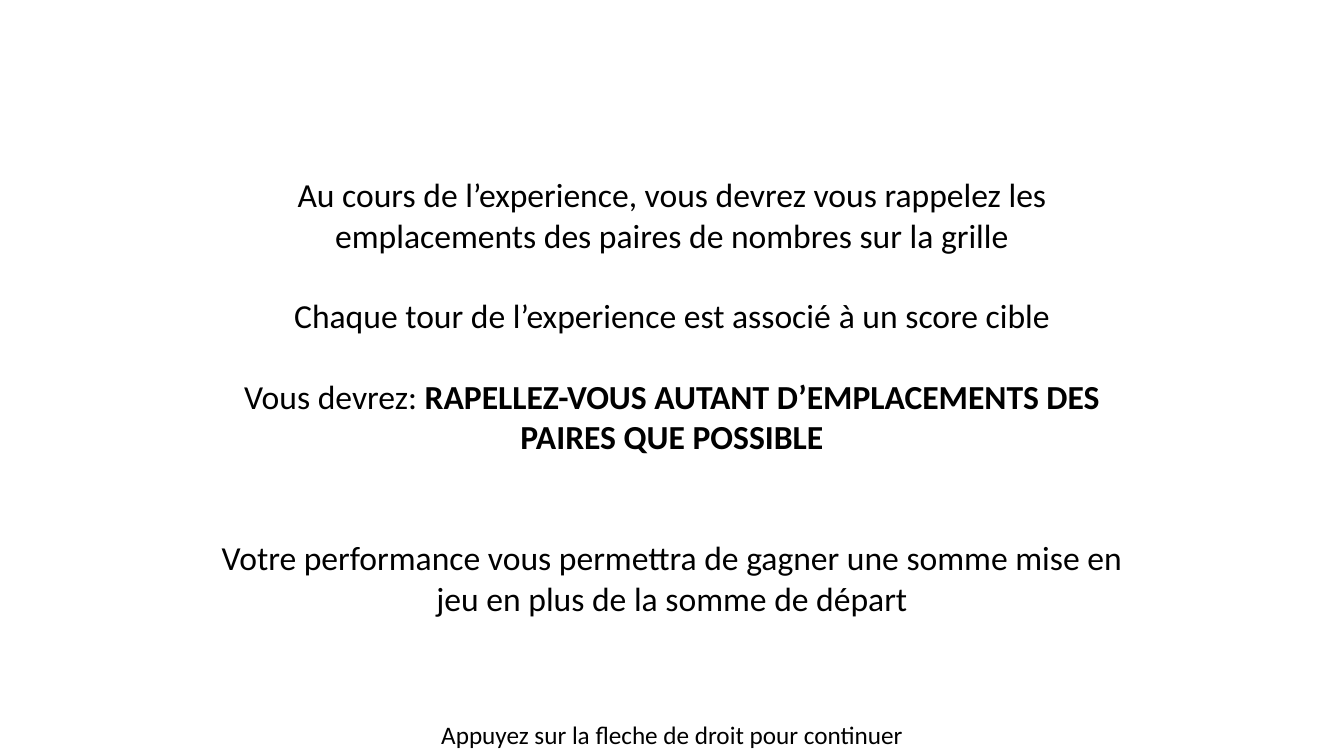
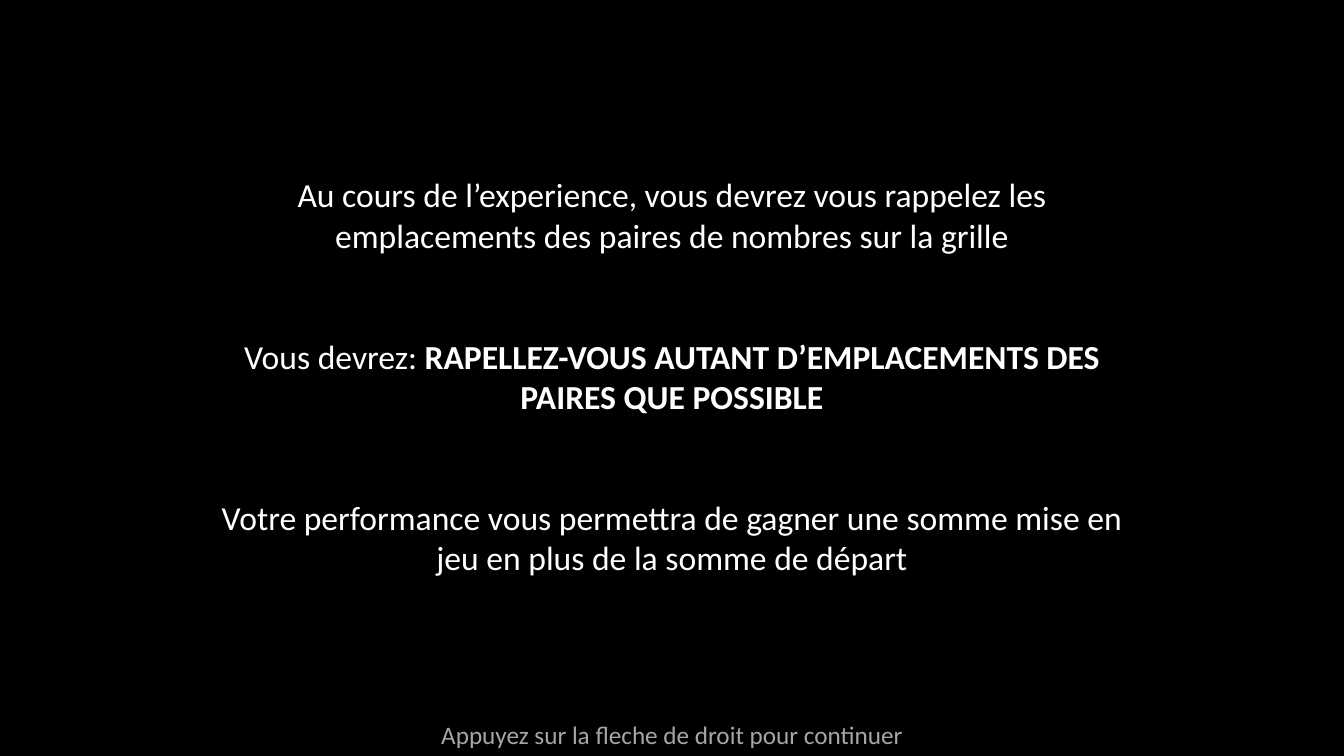
Before and after one commit to MBB-team/Online_Testing, a slide deck: slide 2 of Self_Efficacy/Stimuli/Instructions.pptx. Drawn at 1344x756 pixels with LibreOffice and Linux fonts; fonts in the diff are those of the drawing. Boxes give left, top, right and bottom in pixels: in the first picture for what was removed or moved away, otherwise in the second. Text is boxed around its words. In the diff, an @@ line names an element or a change of style, - is before the commit and + after.

```diff
--- a/Self_Efficacy/Stimuli/Instructions.pptx
+++ b/Self_Efficacy/Stimuli/Instructions.pptx
@@ background #FFFFFF to #000000 @@
@@ text "Au cours de l’experience, vous ..." at box(222, 183, 1121, 576): text colour #000000 to #FFFFFF @@
@@ text at box(294, 304, 1050, 334): paragraph removed @@
-Chaque tour de l’experience est associé à un score cible
@@ text "Appuyez sur la fleche de ..." at box(441, 726, 903, 748): text colour #000000 to #A6A6A6 @@
```
Also in this commit, not shown: 21 other slides changed, 6 other files.
